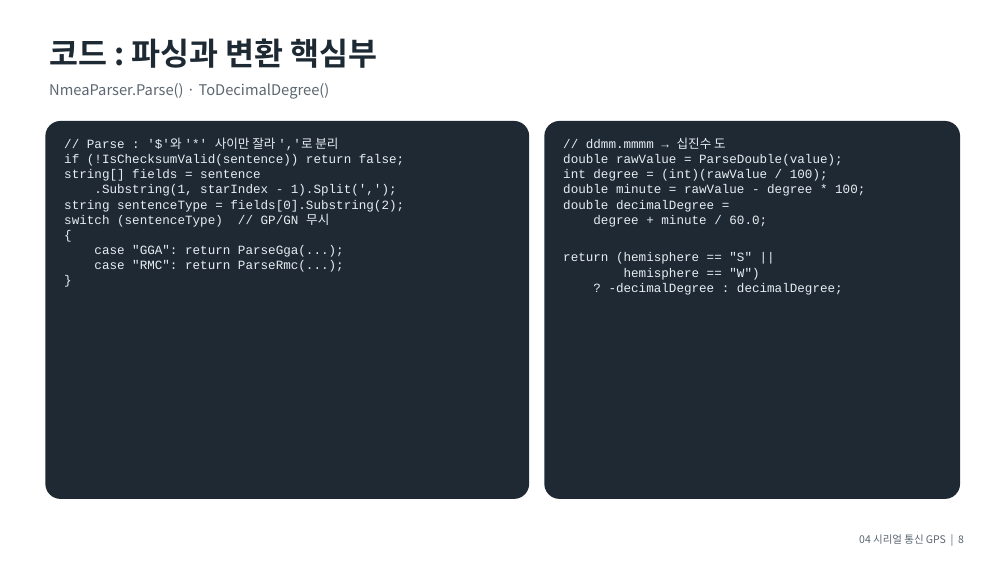
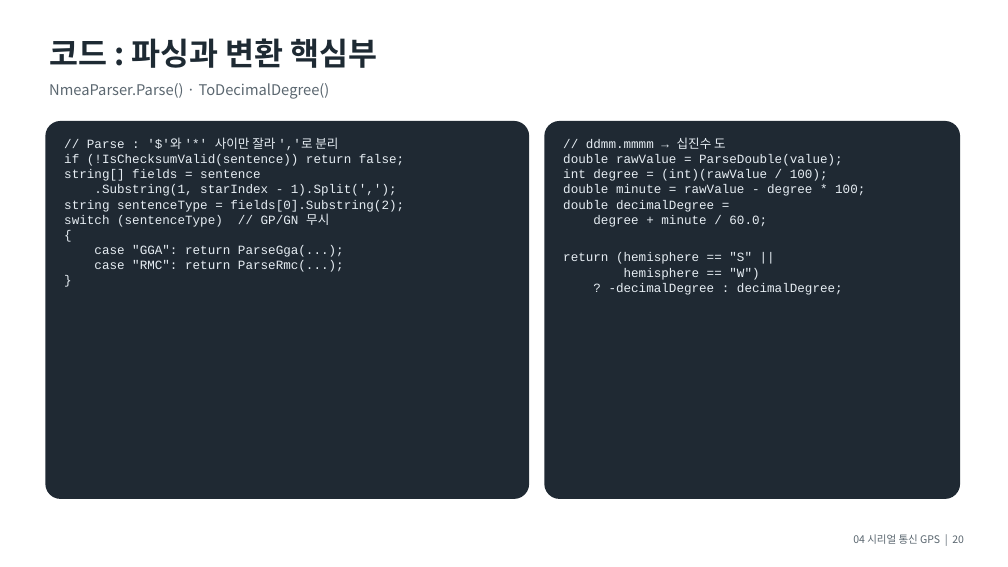
Before and after one commit to ehddnjs198/Seminar, a slide deck: slide 20 of PPT/04_시리얼통신_GPS.pptx (slide 8 before the commit). Drawn at 1008x567 pixels with LibreOffice and Linux fonts; fonts in the diff are those of the drawing. Boxes give left, top, right and bottom in pixels: in the first picture for what was removed or moved away, otherwise in the second. Text is boxed around its words. In the diff, an @@ line names an element or a change of style, - is before the commit and + after.

```diff
--- a/PPT/04_시리얼통신_GPS.pptx
+++ b/PPT/04_시리얼통신_GPS.pptx
@@ text at [853, 534, 964, 544]: text changed @@
-04 시리얼 통신 GPS | 8
+04 시리얼 통신 GPS | 20
```
Also in this commit, not shown: 16 other slides changed, 3 slides added, 3 other files.
